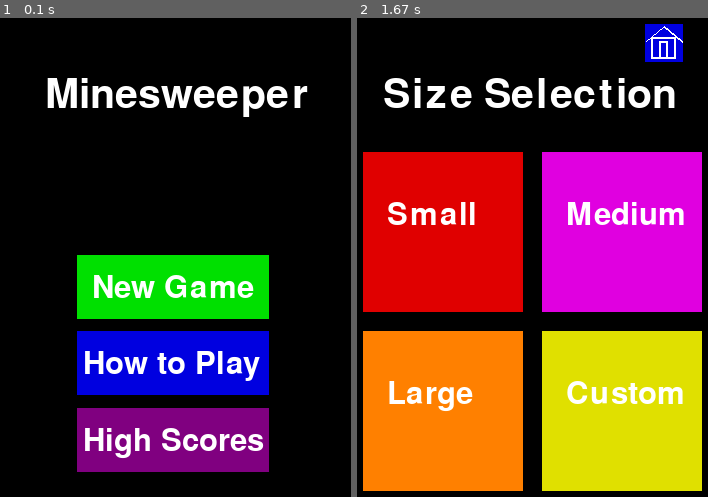
Above: before the commit, frames 1-2 (left to right).
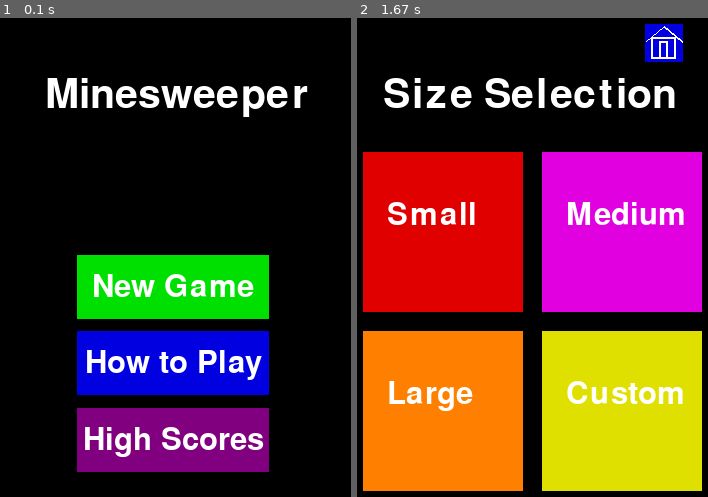
Above: after the commit, the same moments.

Repository: vposby/python
Game: pygame game, started from pygame/minesweeper.py
Same seed, same stepped clock (60 frames per second), same inputs: the game is played once before the commit and once after it.
Inputs (mouse positions are in pixels of both pictures, inside the frame that each line leads up to):
- Up to frame 1 (0.1 s): no input
- Up to frame 2 (1.67 s): press the mouse at (528, 286) at 0.37 s; move the mouse to (521, 200) at 0.47 s; release the mouse at (514, 113) at 0.6 s; press the mouse at (662, 41) at 0.7 s; move the mouse to (532, 89) at 0.8 s; release the mouse at (402, 132) at 0.93 s; press the mouse at (528, 286) at 1.17 s; move the mouse to (553, 252) at 1.27 s; release the mouse at (574, 219) at 1.4 s

The runs differ from the first frame. In frame 1, 2.0% of the frame differs, in the area x 24-75%, y 53-92%; in frame 2, nothing differs.

Commit message:
minesweeper.py button improvements

Diff:
--- a/pygame/minesweeper.py
+++ b/pygame/minesweeper.py
@@ -11,36 +11,36 @@
 import sys, pygame, random, pdb
 pygame.init()
 
-size=width,height=(384,512)
-
-black=(0,0,0)
-white=(255,255,255)
-grey=(196,196,196)
-red=(224,0,0)
-orange=(255,128,0)
-yellow=(224,224,0)
-green=(0,224,0)
-cyan=(0,255,255)
-blue=(0,0,224)
-purple=(128,0,128)
-pink=(224,0,224)
-
-screen=pygame.display.set_mode(size)
+size = width,height = (384,512)
+
+black = (0,0,0)
+white = (255,255,255)
+grey = (196,196,196)
+red = (224,0,0)
+orange = (255,128,0)
+yellow = (224,224,0)
+green = (0,224,0)
+cyan = (0,255,255)
+blue = (0,0,224)
+purple = (128,0,128)
+pink = (224,0,224)
+
+screen = pygame.display.set_mode(size)
 pygame.display.set_caption("Minesweeper")
-titleFont=pygame.font.Font(None,60)
-menuFont=pygame.font.Font(None,46)
-listFont=pygame.font.Font(None,30)
-textFont=pygame.font.Font(None,18)
-numFont=pygame.font.Font(None,22)
-custWd=10
-custHt=10
-boxx=27*width/100
-boxwidth=width/8
-boxheight=height/25
-custMenu=False
-gameOver=False
-firstGuess=True
-scrName="home"
+titleFont = pygame.font.Font(None,60)
+menuFont = pygame.font.Font(None,46)
+listFont = pygame.font.Font(None,30)
+textFont = pygame.font.Font(None,18)
+numFont = pygame.font.Font(None,22)
+custWd = 10
+custHt = 10
+boxx = 27*width/100
+boxwidth = width/8
+boxheight = height/25
+custMenu = False
+gameOver = False
+firstGuess = True
+scrName = "home"
 
 class HouseIcon: #draw menu screen icon
     global screen, width, height
@@ -60,24 +60,47 @@
     def click(self):
         screenChange(1)
 
+class Button:
+    global screen, width, height
+    def __init__(self,location,size,color,caption):
+        self.location = location
+        self.size = size
+        self.color = color
+        self.caption = caption
+
+    def draw(self):
+        (x,y,w,h) = (self.location[0],self.location[1],self.size[0],self.size[1])
+        pygame.draw.rect(screen,self.color,(x,y,w,h))
+        captionText = menuFont.render(self.caption,1,white)
+        captionCenter = captionText.get_rect(center=(x+(w/2),y+(h/2)))
+        screen.blit(captionText,captionCenter)
+        #(17*x/16,20*y/19)
+
+    def click(self):
+        if self.caption == "New Game":
+            screenChange(2)
+        elif self.caption == "How To Play":
+            screenChange(3)
+        elif self.caption == "High Scores":
+            screenChange(4)
+
+home = HouseIcon((4*width/5,height/20),width/10,blue)
+ng = Button((width/4,20*height/40),(width/2,height/8),green,"New Game")
+htp = Button((width/4,26*height/40),(width/2,height/8),blue,"How to Play")
+hs = Button((width/4,32*height/40),(width/2,height/8),purple,"High Scores")
+
 def screenChange(index):
     global scrName
     screen.fill(black)
-    if index==1: #menu
-        scrName="home"
+    if index == 1: #menu
+        scrName = "home" #back to home
         #game title
         screen.blit(titleFont.render("Minesweeper",1,white),(width/6,3*height/20))
-        #new game button
-        pygame.draw.rect(screen,green,(width/4,20*height/40,width/2,height/8))
-        screen.blit(menuFont.render("New Game",1,white),((width/4)+15,(10*height/20)+18))
-        #directions button
-        pygame.draw.rect(screen,blue,(width/4,26*height/40,width/2,height/8))
-        screen.blit(menuFont.render("How to Play",1,white),((width/4)+6,(13*height/20)+18))
-        #high scores button
-        pygame.draw.rect(screen,purple,(width/4,32*height/40,width/2,height/8))
-        screen.blit(menuFont.render("High Scores",1,white),((width/4)+6,(16*height/20)+18))
-    elif index==2: #size select
-        scrName="select"
+        ng.draw() #new game button
+        htp.draw() #directions button
+        hs.draw()#high scores button
+    elif index == 2: #size select
+        scrName = "select"
         #back to home
         home.draw()
         #screen title
@@ -94,7 +117,7 @@
         #custom
         pygame.draw.rect(screen,yellow,(8*width/15,13*height/20,5*width/12,5*width/12))
         screen.blit(menuFont.render("  Custom",1,white),((8*width/15)+6,(13*height/20)+48))
-        if custMenu==True:
+        if custMenu == True:
             pygame.draw.rect(screen,grey,(width/4,height/3,width/2,height/3))
             screen.blit(textFont.render("Choose your grid size below by",1,black),(boxx,(height/3)+(height/100)))
             screen.blit(textFont.render("scrolling the mouse wheel.",1,black),(boxx,(height/3)+(3*height/100)))
@@ -108,13 +131,13 @@
             screen.blit(textFont.render("Start",1,black),((11*width/32)+(3*width/100),(59*height/100)+(height/100)))
             pygame.draw.rect(screen,black,(17*width/32,59*height/100,width/8,height/25),2)
             screen.blit(textFont.render("Cancel",1,black),((17*width/32)+(3*width/200),(59*height/100)+(height/100)))
-    elif index==3: #directions
-        scrName="directions"
+    elif index == 3: #directions
+        scrName = "directions"
         #back to home
         home.draw()
         screen.blit(titleFont.render("How to Play",1,white),(width/8.5,2*height/20))
-    elif index==4: #high scores
-        scrName="highscores"
+    elif index == 4: #high scores
+        scrName = "highscores"
         #back to home
         home.draw()
         screen.blit(titleFont.render("High Scores",1,white),(width/8.5,2*height/20))
@@ -123,19 +146,19 @@
 #generate the next field
 def fieldGen(gameMode):
     pdb.set_trace()
-    fieldSize=gameMode[0]*gameMode[1]
-    mineNum=random.randrange(int(.1*fieldSize),int(.25*fieldSize)+1) #10-25% of cells are mines
-    mineCount=0
+    fieldSize = gameMode[0]*gameMode[1]
+    mineNum = random.randrange(int(.1*fieldSize),int(.25*fieldSize)+1) #10-25% of cells are mines
+    mineCount = 0
     screen.fill(black)
     for x in range(0,gameMode[0]):
         for y in range(0,gameMode[1]):
-            if random.randrange(0,2)==0:
-                boom=False
-            elif mineCount==mineNum:
-                boom=False
+            if random.randrange(0,2) == 0:
+                boom = False
+            elif mineCount == mineNum:
+                boom = False
             else:
-                boom=True
-                mineCount+=1
+                boom = True
+                mineCount += 1
             #grid x, grid y, has mine?, user clicked?
             cell.append([x,y,boom,False])
             pygame.draw.rect(screen,grey,((x+1)*(width/gameMode[0]),(y+1)*(height/gameMode[1]),
@@ -144,7 +167,7 @@
 
 #check if cell has mine
 def cellCheck(cellPos):
-    if firstGuess==False:
+    if firstGuess == False:
         #reveal number of mines surrounding square, clear any swathes of vacant space
         screen.blit(titleFont.render("Game Screen",1,white),(width/2,height/2))
     else:
@@ -154,72 +177,72 @@
 
 #show beginning screen
 screen.fill(black)
-scrNum=1
+scrNum = 1
 screenChange(scrNum)
-clicked=False
-home=HouseIcon((4*width/5,height/20),width/10,blue)
+clicked = False
+
 
 while 1:
     for event in pygame.event.get():
-        if event.type==pygame.QUIT: sys.exit()
-        if event.type==pygame.MOUSEBUTTONDOWN and event.button==1: clicked=True
-    clickPos=pygame.mouse.get_pos()
-
-    if clicked==True:
-        if scrName=="home": #main menu
+        if event.type == pygame.QUIT: sys.exit()
+        if event.type == pygame.MOUSEBUTTONDOWN and event.button == 1: clicked = True
+    clickPos = pygame.mouse.get_pos()
+
+    if clicked == True:
+        if scrName == "home": #main menu
             if clickPos[0]>width/4 and clickPos[0]<3*width/4:
                 if clickPos[1]>20*height/40 and clickPos[1]<25*height/40: #size select
-                    scrNum=2
+                    scrNum = 2
                 elif clickPos[1]>26*height/40 and clickPos[1]<31*height/40: #high scores
-                    scrNum=3
+                    scrNum = 3
                 elif clickPos[1]>32*height/40 and clickPos[1]<37*height/40: #directions
-                    scrNum=4
+                    scrNum = 4
                 screenChange(scrNum)
-        elif scrName=="select": #size select
+        elif scrName == "select": #size select
             if clickPos[1]>home.location[1] and clickPos[1]<home.location[1]+home.size:
                 if clickPos[0]>home.location[0] and clickPos[0]<home.location[0]+home.size:
                     home.click() #main menu
             elif clickPos[1]>6*height/20 and clickPos[1]<(6*height/20)+(5*width/12):
-                cell=[]
+                cell = []
                 if clickPos[0]>width/15 and clickPos[0]<(width/15)+(5*width/12):
-                    gameSize=10 #small
+                    gameSize = 10 #small
                 elif clickPos[0]>8*width/15 and clickPos[0]<(8*width/15)+(5*width/12):
-                    gameSize=15 #medium
+                    gameSize = 15 #medium
                 elif clickPos[1]>13*height/20 and clickPos[1]<(13*height/20)+(5*width/12):
                     if clickPos[0]>width/15 and clickPos[0]<(width/15)+(5*width/12):
-                        gameSize=20 #large
+                        gameSize = 20 #large
                 fieldGen([gameSize,gameSize])
                 """
-                while gameOver==False:
-                    if event.type==pygame.MOUSEBUTTONDOWN and event.button==1:
+                while gameOver == False:
+                    if event.type == pygame.MOUSEBUTTONDOWN and event.button =  = 1:
                         cellCheck([clickPos[0],clickPos[1]])
                 """
             elif clickPos[0]>8*width/15 and clickPos[0]<(8*width/15)+(5*width/12):
                 if clickPos[0]>boxx and clickPos[0]<boxx+boxwidth:
                     if (clickPos[1]>45*height/100 and clickPos[1]<(45*height/100)+boxheight) or (clickPos[1]>53*height/100 and clickPos[1]<(53*height/100)+boxheight):
-                        if event.type==pygame.MOUSEBUTTONUP and event.button==5 and custWd<25: #upscroll
-                            custWd+=1
-                        elif event.type==pygame.MOUSEBUTTONUP and event.button==4 and custWd>10: #downscroll
-                            custWd-=1
+                        if event.type == pygame.MOUSEBUTTONUP and event.button == 5 and custWd<25: #upscroll
+                            custWd+= 1
+                        elif event.type == pygame.MOUSEBUTTONUP and event.button == 4 and custWd>10: #downscroll
+                            custWd-= 1
                 if clickPos[1]>59*height/100 and clickPos[1]<63*height/100:
-                    if event.type==pygame.MOUSEBUTTONDOWN and event.button==1:
+                    if event.type == pygame.MOUSEBUTTONDOWN and event.button == 1:
                         if clickPos[0]>11*width/32 and clickPos[0]<15*width/32: #start
-                            cell=[]
+                            cell = []
                             fieldGen([custWd,custHt])
                             """
-                            while gameOver==False:
-                                if event.type==pygame.MOUSEBUTTONDOWN and event.button==1:
+                            while gameOver == False:
+                                if event.type == pygame.MOUSEBUTTONDOWN and event.button =  = 1:
                                     cellCheck([clickPos[0],clickPos[1]])
                             """
                         elif clickPos[0]>17*width/32 and clickPos[0]<21*width/32: #cancel
                             screenChange(2)
-        elif scrName=="directions": #directions
+        elif scrName == "directions": #directions
             if clickPos[1]>home.location[1] and clickPos[1]<home.location[1]+home.size:
                 if clickPos[0]>home.location[0] and clickPos[0]<home.location[0]+home.size:
                     home.click() #main menu
-        elif scrName=="highscores": #high scores
+        elif scrName == "highscores": #high scores
             if clickPos[1]>home.location[1] and clickPos[1]<home.location[1]+home.size:
                 if clickPos[0]>home.location[0] and clickPos[0]<home.location[0]+home.size:
                     home.click() #main menu
-        clicked=False
+        clicked = False
         #add delay between click detections?
